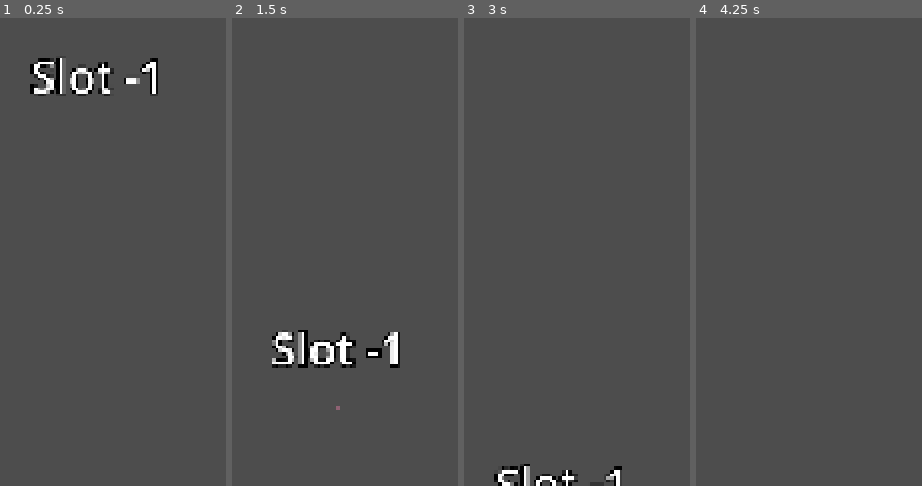
Above: before the commit, frames 1-4 (left to right).
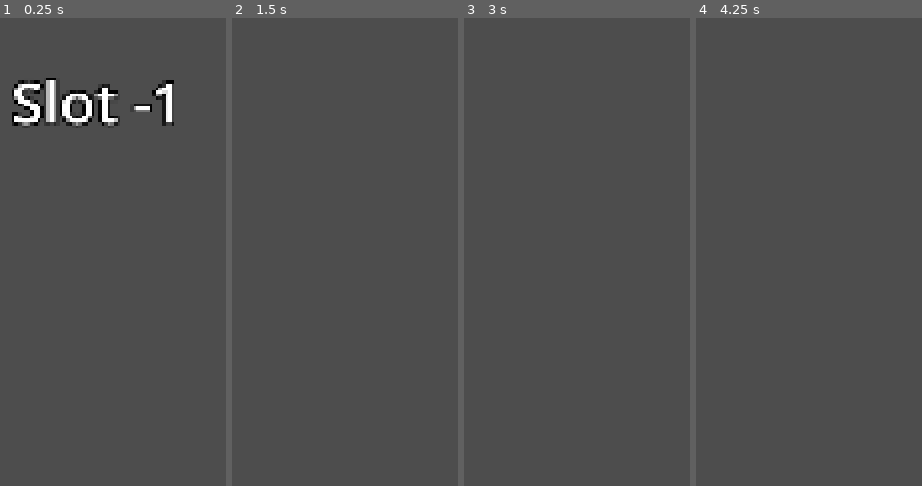
Above: after the commit, the same moments.

Repository: kunanli/TrioBroTotem
Game: Godot game, scene res://scenes/player/player.tscn
The game is run twice, just before and just after one commit, with the same random seed, the same clock (stepped at 60 frames per second) and the same inputs. This scene is started directly instead of the project's main scene.
Inputs (mouse positions are in pixels of both pictures, inside the frame that each line leads up to):
- Up to frame 1 (0.25 s): no input
- Up to frame 2 (1.5 s): move the mouse to (outside the picture) at 0.52 s; hold D (move_right) 0.53-1.28 s; hold J (attack) 0.53-1.28 s; click (outside the picture) at 0.67 s; tap Space (jump) at 0.77 s; move the mouse to (250, 41) at 1.27 s; hold W (move_forward) from 1.28 s (still down); tap F (grab) at 1.35 s
- Up to frame 3 (3 s): keep holding W (move_forward); tap Space (jump) at 1.52 s; move the mouse to (601, 18) at 2.02 s; tap E (interact) at 2.1 s; move the mouse to (543, 50) at 2.77 s; tap J (attack) at 2.85 s; click (543, 50) at 2.92 s
- Up to frame 4 (4.25 s): keep holding W (move_forward); tap Space (jump) at 3.02, 3.77 s; tap Enter at 3.5 s; move the mouse to (912, 46) at 3.52 s; tap F (grab) at 3.6 s

The runs differ from the first frame. In frame 1, 5.0% of the frame differs, in the area x 5-77%, y 8-24%; in frame 2, 2.5%; in frame 3, 1.1%; in frame 4, nothing differs.

Commit message:
fix(m0): 鏡頭距離改用身高比例，並縮小視角
角色在畫面上偏小。兩個原因疊在一起：鏡頭固定 6.5 公尺，對 1.4 公尺的
青蛙來說特別遠；視角用 Godot 預設的 75 度，偏廣，主角會顯得小又遠。

改成 CAMERA_DISTANCE_RATIO = 3.1（距離＝身高 × 3.1）與 CAMERA_FOV = 62。
三隻的鏡頭距離變成 4.34 / 4.96 / 5.27 公尺，加上視角收窄，角色在畫面上
約放大 1.5 倍，而且矮的那隻不再顯得特別遠。

過程中又犯了一次跟 CAMERA_TARGET_RATIO 相同的錯——改常數名時舊的宣告
沒被取代掉，新名字根本沒宣告。上一個 commit 加的「未宣告常數」檢查
當場抓到，這次沒有推出去才發現。

Co-Authored-By: Claude Opus 5 <noreply@anthropic.com>
Claude-Session: https://claude.ai/code/session_01TU4o3pWxh73BhVeQ2EeBq9

Diff:
--- a/trio-project/scripts/player/player_character.gd
+++ b/trio-project/scripts/player/player_character.gd
@@ -47,10 +47,12 @@
 const CARRY_SPEED_PENALTY := 0.7
 
 ## --- 鏡頭 ---
-## 鏡頭繞著角色身上某個比例高度的點轉，半徑固定。
-const CAMERA_DISTANCE := 6.5
-## 注視點取角色身高的幾成。用比例不用絕對值——三隻身高差 1.4 到 1.7 公尺，
-## 固定值會讓矮的那隻被鏡頭俯視、高的那隻被切到頭。
+## 距離與注視高度都用「角色身高的幾倍／幾成」表示，不用絕對值——
+## 三隻身高差 1.4 到 1.7 公尺，固定值會讓矮的看起來特別遠、高的被切到頭。
+##
+## 覺得角色太小：把 CAMERA_DISTANCE_RATIO 調小（拉近），
+## 或把 CAMERA_FOV 調小（縮視角，等於拉近但比較不犧牲看隊友的範圍）。
+const CAMERA_DISTANCE_RATIO := 3.1
 const CAMERA_TARGET_RATIO := 0.7
 
 ## 水平與垂直分開追隨，垂直**刻意慢很多**。
@@ -62,6 +64,9 @@
 const CAMERA_PITCH_MIN := -0.10
 const CAMERA_PITCH_MAX := 1.15
 const CAMERA_PITCH_DEFAULT := 0.42
+
+## 視野角度。Godot 預設 75 偏廣，主角會顯得小又遠。
+const CAMERA_FOV := 62.0
 
 const MOUSE_SENSITIVITY := 0.0032
 const STICK_LOOK_SPEED := 2.6
@@ -139,6 +144,7 @@
 	# 鏡頭脫離角色的座標系，改成自己平滑追上去。
 	# 硬綁在角色身上時，角色每個物理幀的位移會原封不動變成鏡頭的抖動。
 	_camera.top_level = true
+	_camera.fov = CAMERA_FOV
 	_camera_anchor = _focus_target()
 	_place_camera()
 
@@ -199,9 +205,13 @@
 	return global_position + Vector3.UP * (character_height * CAMERA_TARGET_RATIO)
 
 
+func _camera_distance() -> float:
+	return character_height * CAMERA_DISTANCE_RATIO
+
+
 ## 鏡頭相對於注視點的位移。
 func _orbit_offset() -> Vector3:
-	var arm := Vector3(0.0, sin(_camera_pitch), cos(_camera_pitch)) * CAMERA_DISTANCE
+	var arm := Vector3(0.0, sin(_camera_pitch), cos(_camera_pitch)) * _camera_distance()
 	return Basis(Vector3.UP, _camera_yaw) * arm
 
 
Not shown, changed: trio-project/README.md
